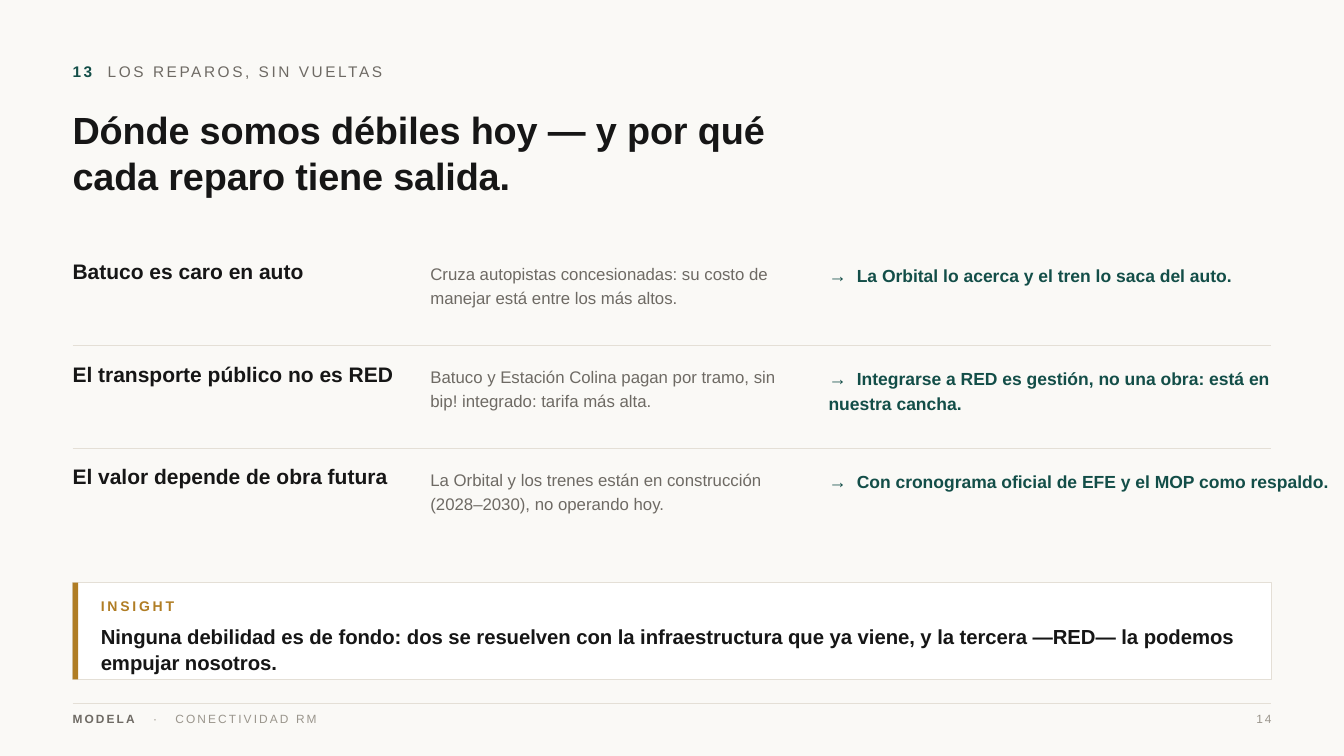
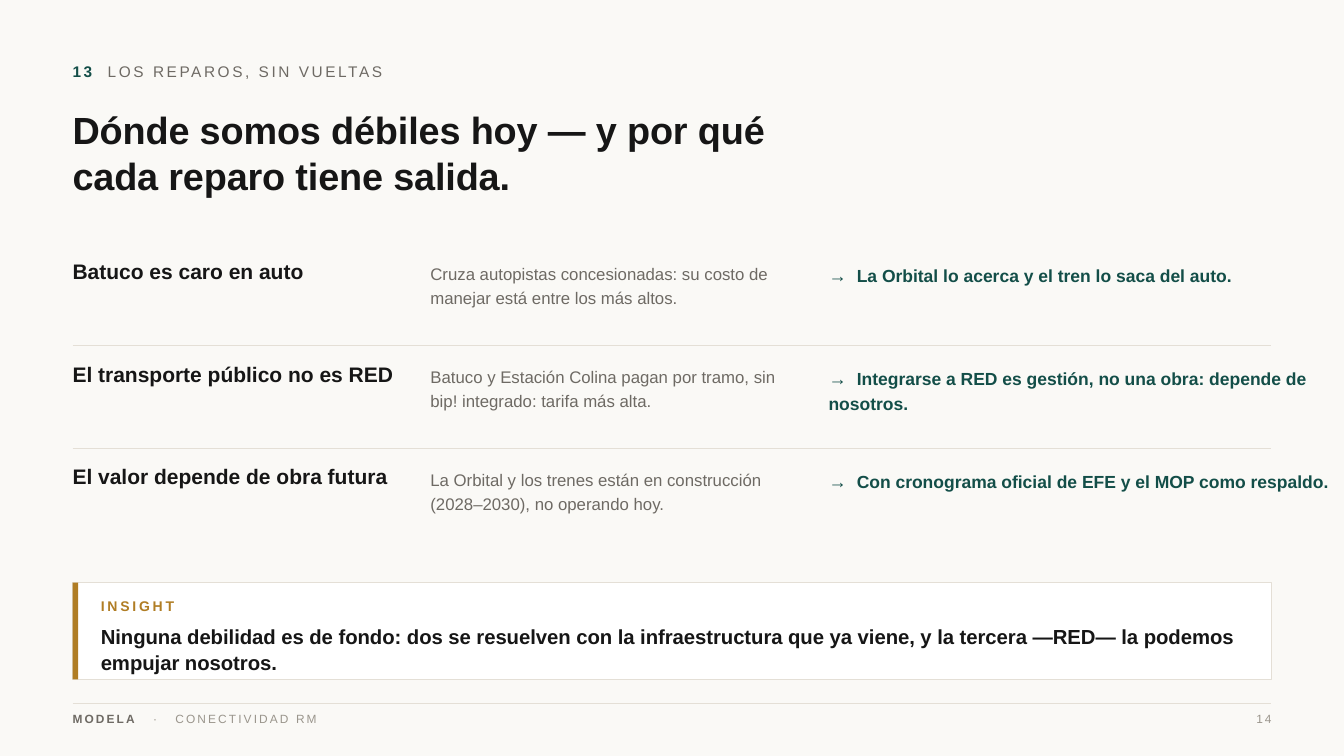
Before and after one commit to modela-simulador/modela-simulador, a slide deck: slide 14 of public/conectividad/Conectividad-Modela.pptx. Drawn at 1344x756 pixels with LibreOffice and Linux fonts; fonts in the diff are those of the drawing. Boxes give left, top, right and bottom in pixels: in the first picture for what was removed or moved away, otherwise in the second. Text is boxed around its words. In the diff, an @@ line names an element or a change of style, - is before the commit and + after.

```diff
--- a/public/conectividad/Conectividad-Modela.pptx
+++ b/public/conectividad/Conectividad-Modela.pptx
@@ text at <box>829,372,1306,410</box>: text changed @@
-→ Integrarse a RED es gestión, no una obra: está en nuestra cancha.
+→ Integrarse a RED es gestión, no una obra: depende de nosotros.
```
Also in this commit, not shown: 9 other slides changed, 3 slides added, 3 slides removed, 39 other files.
